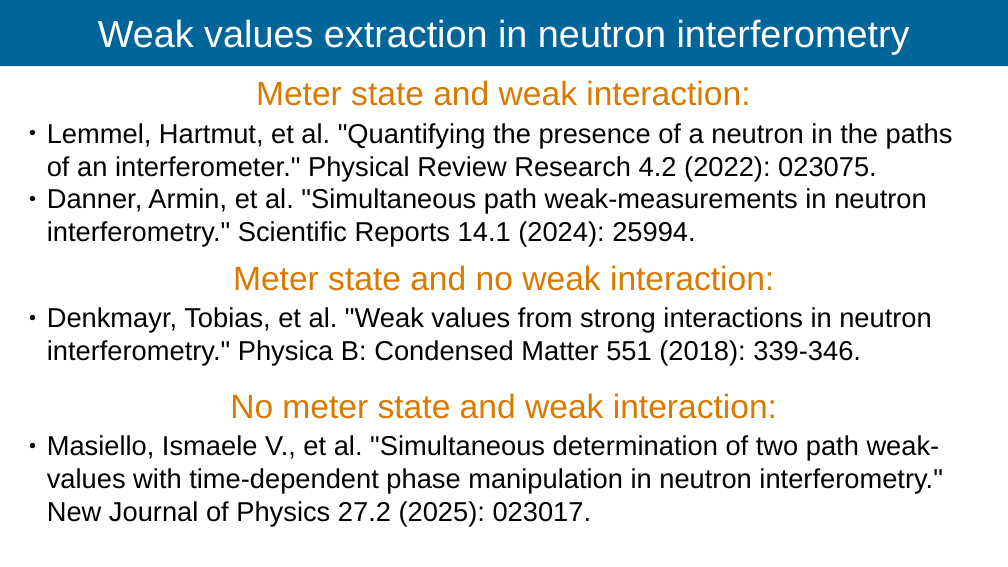
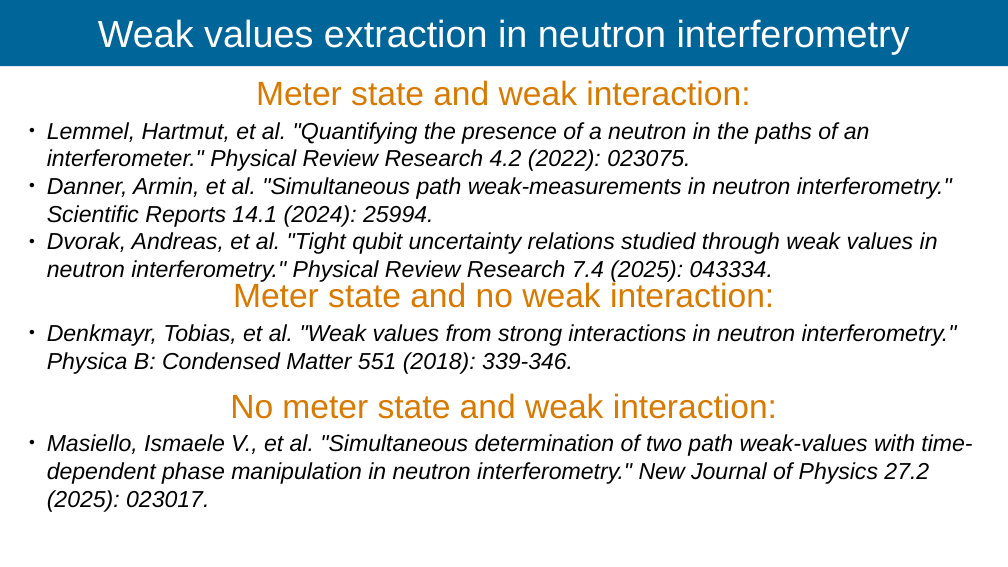
Before and after one commit to Ismaele-vincent/PhD, a slide deck: slide 86 of 2026/Talks/ILL Seminar/ILL seminar 2026 ver3.odp (slide 84 before the commit). Drawn at 1008x567 pixels with LibreOffice and Linux fonts; fonts in the diff are those of the drawing; background and template pictures are left out. Boxes give left, top, right and bottom in pixels: in the first picture for what was removed or moved away, otherwise in the second. Text is boxed around its words. In the diff, an @@ line names an element or a change of style, - is before the commit and + after.

```diff
--- a/2026/Talks/ILL Seminar/ILL seminar 2026 ver3.odp
+++ b/2026/Talks/ILL Seminar/ILL seminar 2026 ver3.odp
@@ text at (47, 122, 952, 227): size 26 to 22 pt, italic on in "Lemmel, Hartmut, et al. "Quantifying the presence ...", "Danner, Armin, et al. "Simultaneous path weak-measurements ..." @@
@@ text at (47, 232, 938, 283): paragraph added @@
+● Dvorak, Andreas, et al. "Tight qubit uncertainty relations studied through weak values in neutron interferometry." Physical Review Research 7.4 (2025): 043334.
@@ text "Meter state and no weak ...": place and size @@
-text "Meter state and no weak ..." at (233, 265, 774, 291)
+text "Meter state and no weak ..." at (233, 281, 774, 308)
@@ text "Denkmayr, Tobias, et al. "Weak ..." at (47, 324, 957, 374): size 26 to 22 pt, italic on @@
@@ text "Denkmayr, Tobias, et al. "Weak ...": place and size @@
-text "Denkmayr, Tobias, et al. "Weak ..." at (47, 307, 932, 365)
+text "Denkmayr, Tobias, et al. "Weak ..." at (47, 324, 957, 374)
@@ text "Masiello, Ismaele V., et al. ..." at (47, 434, 972, 512): size 26 to 22 pt, italic on @@
```
Also in this commit, not shown: 18 other slides changed, 15 slides added, 6 other files.
